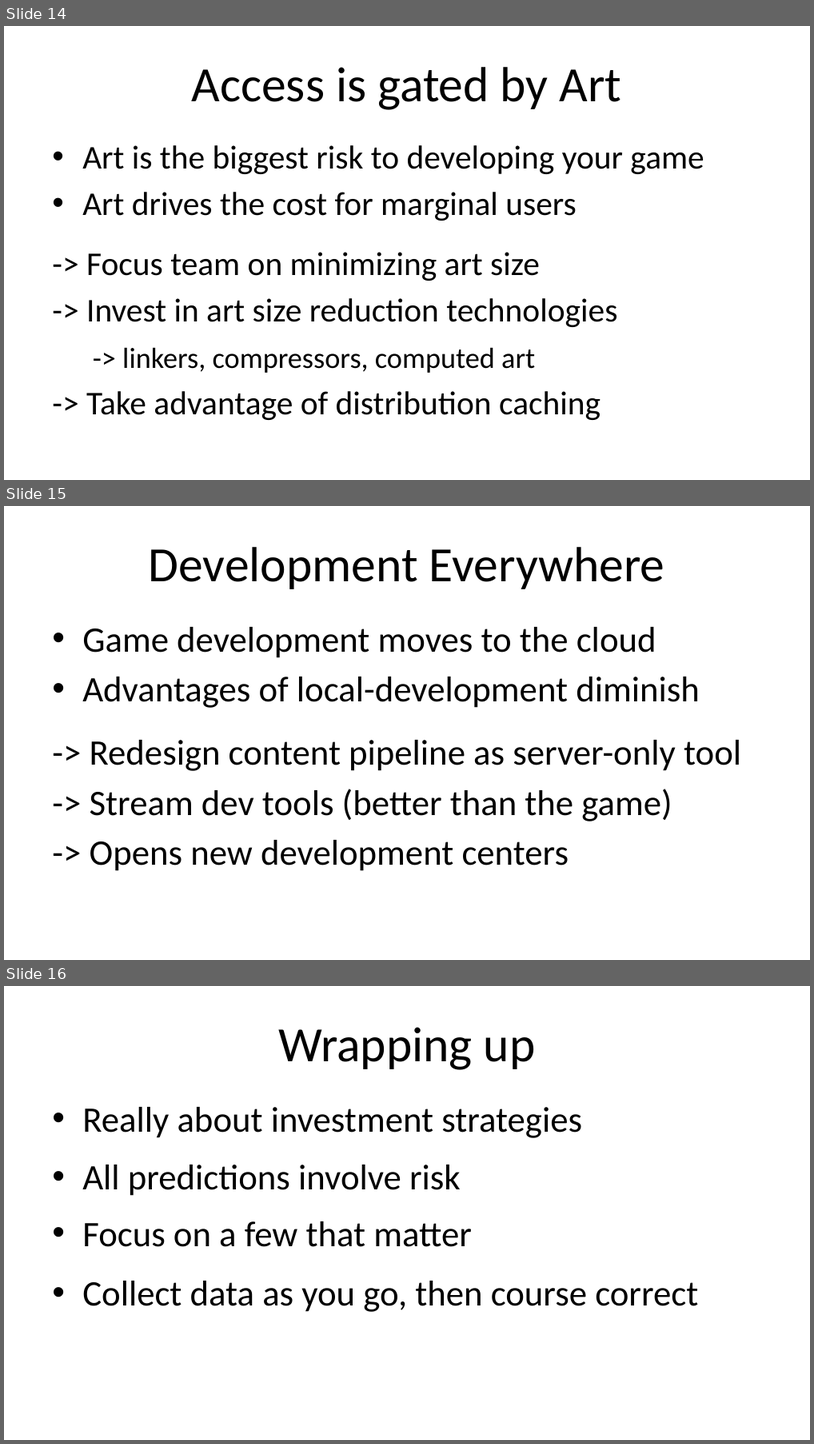
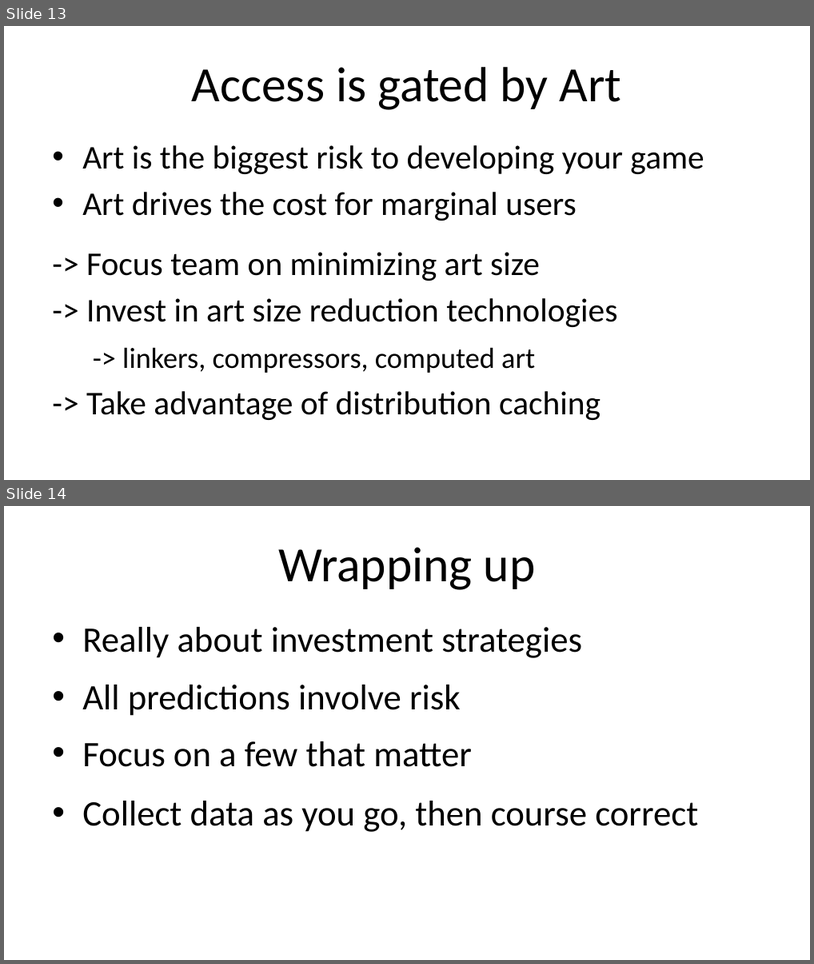
Before and after one commit to boydm/presentations, a slide deck: GfCE_2015.pptx. Shown one above the other, each under a label of ours: slides 14, 15 and 16 before the commit, slides 13 and 14 after it. The pictures are 814x1444 and 814x964 pixels, drawn with LibreOffice and Linux fonts; fonts in the diff are those of the drawing. Boxes give left, top, right and bottom in pixels: in the first picture for what was removed or moved away, otherwise in the second. Text is boxed around its words. In the diff, an @@ line names an element or a change of style, - is before the commit and + after.

Commit message:
cut content to reduce time

```diff
--- a/GfCE_2015.pptx
+++ b/GfCE_2015.pptx
@@ slide 15 removed at [4, 506, 810, 960], background #FFFFFF @@
@@ title removed at [149, 547, 666, 589] @@
-Development Everywhere
@@ text removed at [82, 627, 742, 871] @@
-• Game development moves to the cloud
-• Advantages of local-development diminish
--> Redesign content pipeline as server-only tool
--> Stream dev tools (better than the game)
--> Opens new development centers
@@ what was slide 14 is now slide 13 @@
@@ what was slide 16 is now slide 14 @@
```
Also in this commit, not shown: 1 other slide removed.
